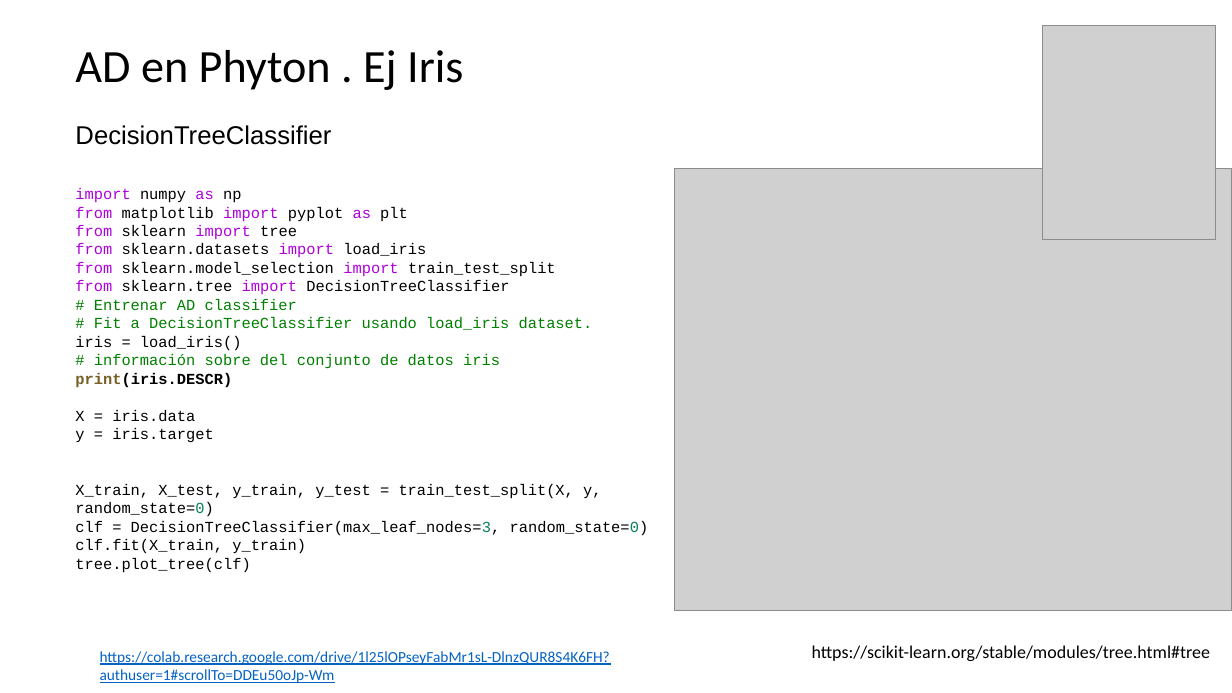
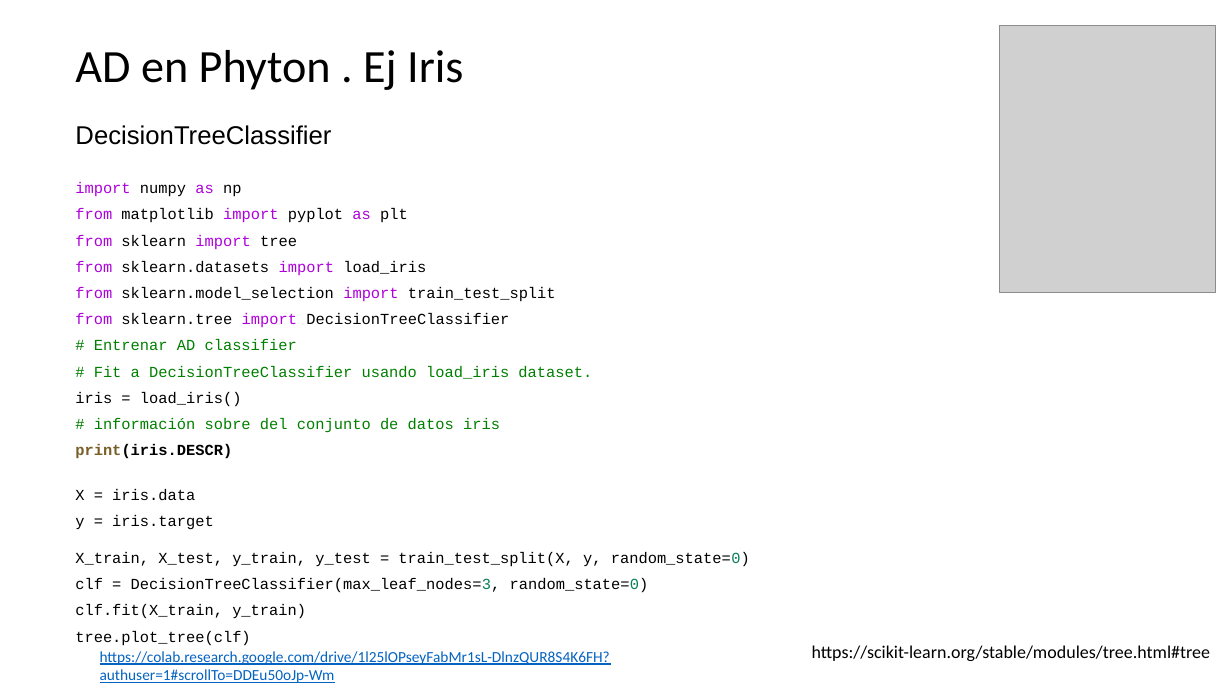
Before and after one commit to ml-unne/ml-unne.github.io, a slide deck: slide 32 of doc/2023 - ML-AD.pptx (slide 31 before the commit). Drawn at 1232x693 pixels with LibreOffice and Linux fonts; fonts in the diff are those of the drawing; grey boxes stand for pictures. Boxes give left, top, right and bottom in pixels: in the first picture for what was removed or moved away, otherwise in the second. Text is boxed around its words. In the diff, an @@ line names an element or a change of style, - is before the commit and + after.

```diff
--- a/doc/2023 - ML-AD.pptx
+++ b/doc/2023 - ML-AD.pptx
@@ picture: place and size @@
-picture at [1043,26,1215,239]
+picture at [1000,26,1215,293]
@@ picture removed at [675,168,1232,611] @@
@@ text at [75,182,649,646]: more space between paragraphs @@
@@ text at [75,515,750,567]: text changed @@
-y = iris.target
-X_train, X_test, y_train, y_test = train_test_split(X, y, random_state=0)
+y = iris.target
+X_train, X_test, y_train, y_test = train_test_split(X, y, random_state=0)
```
Also in this commit, not shown: 13 other slides changed, 1 slide added, 1 other file.
